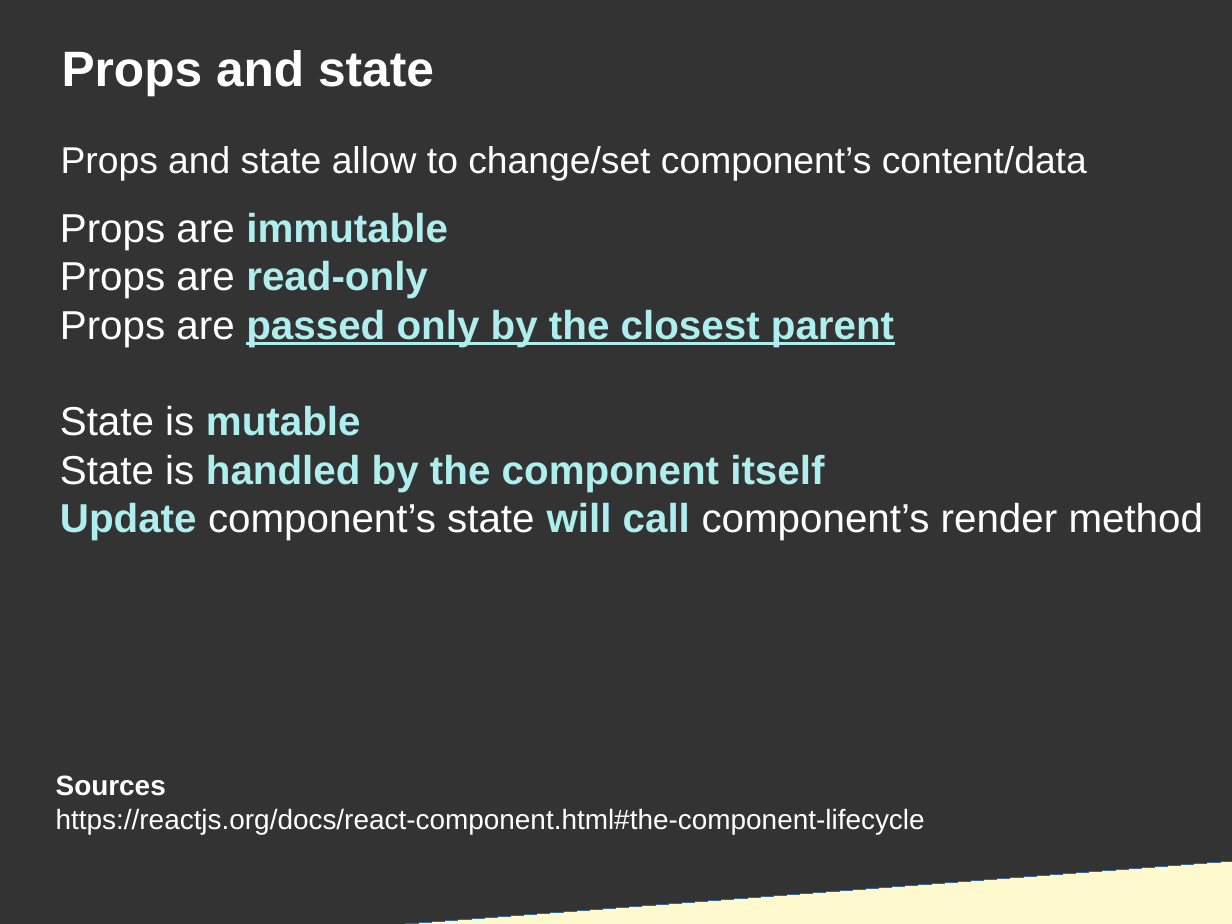
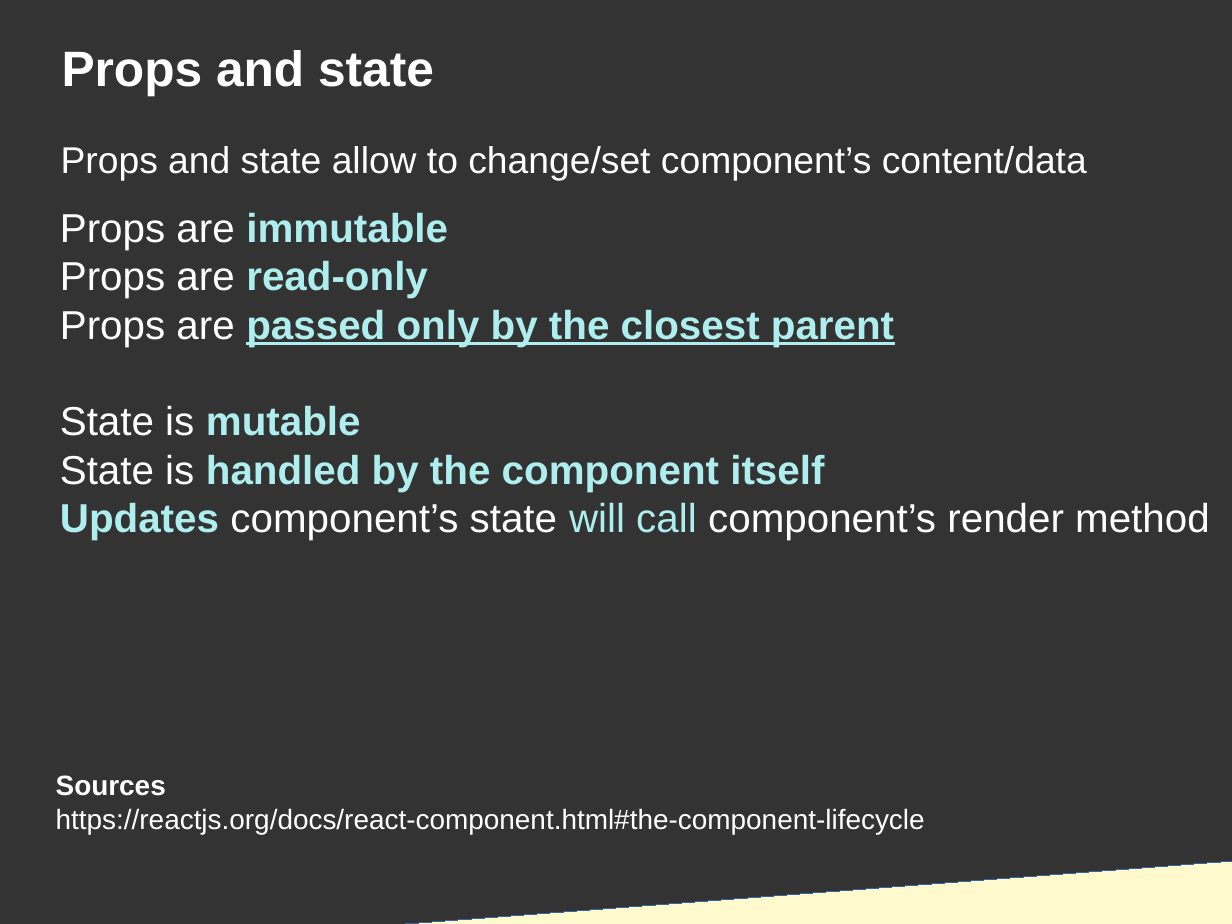
Before and after one commit to DanYellow/presentations, a slide deck: slide 22 of react-redux-101/presentation.odp. Drawn at 1232x924 pixels with LibreOffice and Linux fonts; fonts in the diff are those of the drawing. Boxes give left, top, right and bottom in pixels: in the first picture for what was removed or moved away, otherwise in the second. Text is boxed around its words. In the diff, an @@ line names an element or a change of style, - is before the commit and + after.

```diff
--- a/react-redux-101/presentation.odp
+++ b/react-redux-101/presentation.odp
@@ title at [60,212,1210,540]: text changed @@
-Props are immutable
-Props are read-only
-Props are passed only by the closest parent
-State is mutable
-State is handled by the component itself
-Update component’s state will call component’s render method
+Props are immutable
+Props are read-only
+Props are passed only by the closest parent
+State is mutable
+State is handled by the component itself
+Updates component’s state will call component’s render method
```
Also in this commit, not shown: 1 other slide changed, 3 slides added, 1 slide removed.
